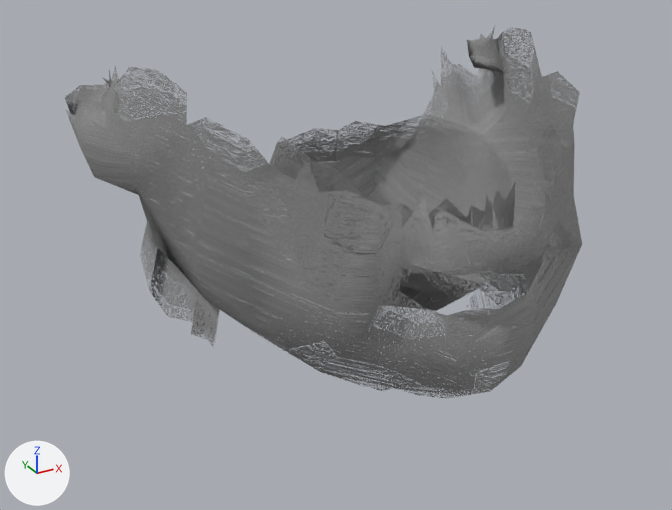
One commit to the glTF model assets/source/characters/parts/hair_m_gaunt/beard_short.glb: the scene before it, then after it.
The view is the same before and after, from a 50 mm lens placed at (-0.154, -0.307, 1.661), pointed at (-0.017, -0.059, 1.536). Lighting does not change. The marker at lower left points along +X, +Y and +Z. The older version comes first. Objects named as collision shapes, trigger or cutter boxes, shadow casters or lower levels of detail are left out. Vertices at exactly the same position are counted once.

The first picture shows 'beard_lod0'.
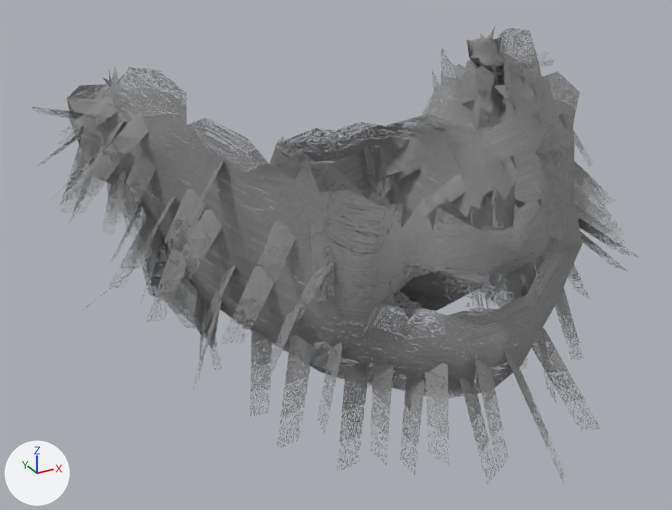
What the commit changed:
me_beard_lod0 is used by ob_beard_lod0; location (0.0, 0.0, 0.0).
me_beard_lod0 had 347 vertices, 440 faces and spanned x -0.087..0.087, y -0.128..0.015, z 1.5..1.601.
me_beard_lod0 now has 989 vertices, 748 faces and spans x -0.103..0.107, y -0.146..0.015, z 1.486..1.601.
me_beard_lod0 part 1: 14 vertices moved from x -0.068..0.068, y -0.038..0.001, z 1.5..1.524 to x -0.069..0.068, y -0.039..0.001, z 1.498..1.523; 26 vertices removed from x -0.087..0.086, y -0.128..0.011, z 1.509..1.585; 668 vertices added at x -0.103..0.107, y -0.146..0.007, z 1.486..1.588.
me_beard_lod0 part 2: 341 kept faces spanning x -0.086..0.087, y -0.126..0.015, z 1.503..1.601 get new texture (UV) coordinates.

Pixel boxes (x1, y1, x2, y2) of what changed, in the pictures (672 x 510 px):
'beard_lod0', reshaped (17% wider, 23% taller)
    before: (65, 26, 582, 398)
    after: (32, 26, 636, 484)
part 1 of me_beard_lod0, built on
    before: (65, 62, 582, 347)
    after: (32, 52, 636, 484)
part 2 of me_beard_lod0, surface changed
    both: (65, 28, 582, 398)
